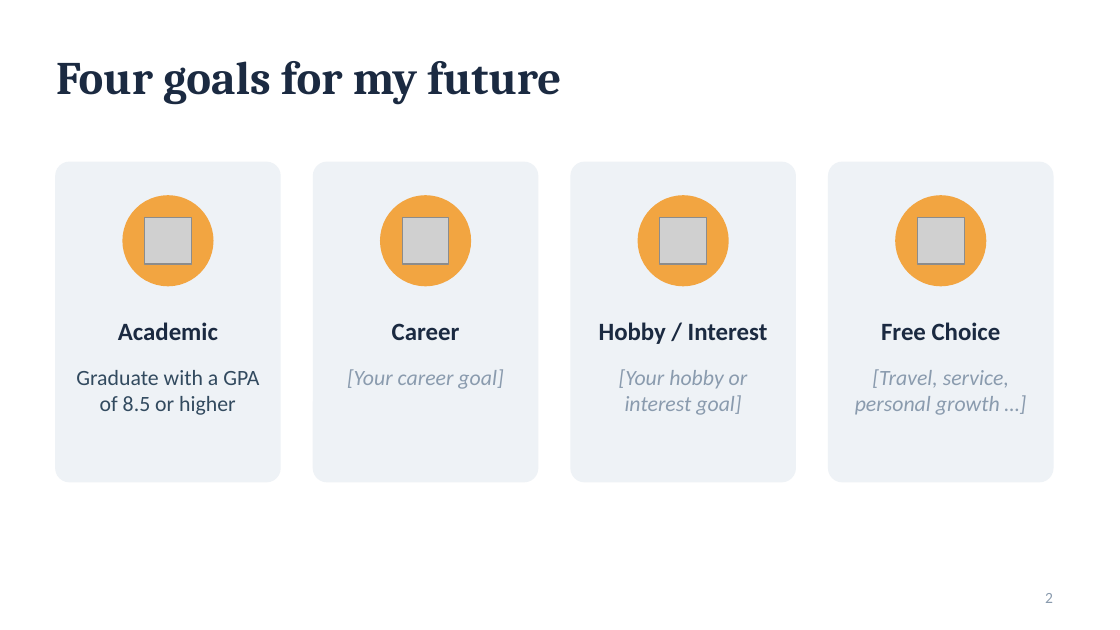
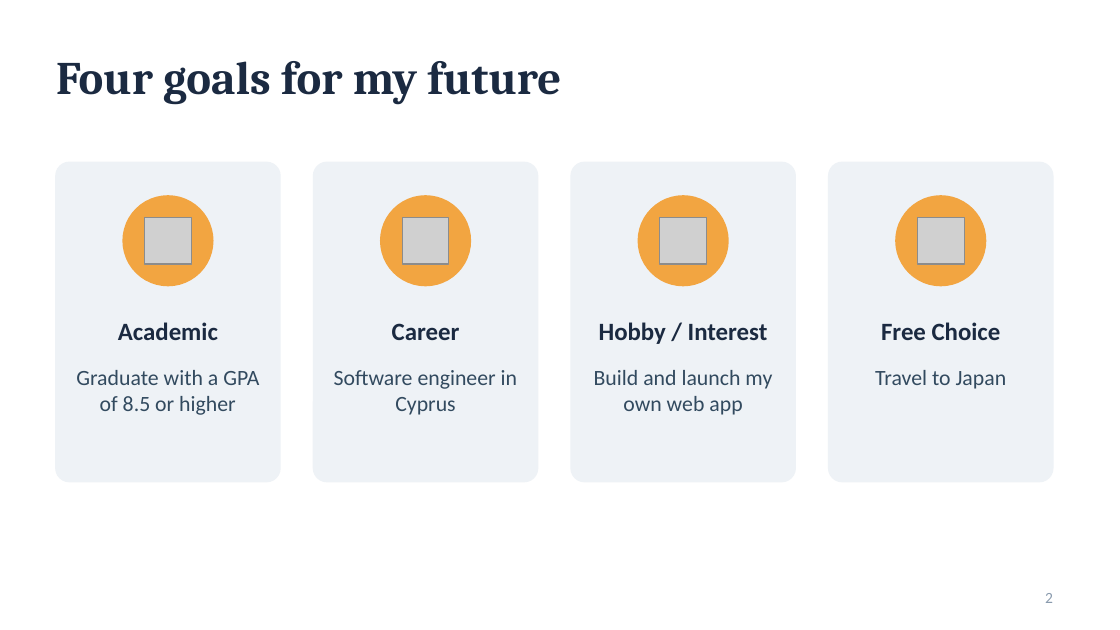
Before and after one commit to georgedeme/vault, a slide deck: slide 2 of Public/Uni/LAN100/02 - My Future Goals.pptx. Drawn at 1120x630 pixels with LibreOffice and Linux fonts; fonts in the diff are those of the drawing; grey boxes stand for pictures. Boxes give left, top, right and bottom in pixels: in the first picture for what was removed or moved away, otherwise in the second. Text is boxed around its words. In the diff, an @@ line names an element or a change of style, - is before the commit and + after.

```diff
--- a/Public/Uni/LAN100/02 - My Future Goals.pptx
+++ b/Public/Uni/LAN100/02 - My Future Goals.pptx
@@ text at bbox=[334, 370, 517, 415]: text changed; text colour #8A9BAE to #324A5F; italic off @@
-[Your career goal]
+Software engineer in Cyprus
@@ text at bbox=[594, 370, 772, 415]: text changed; text colour #8A9BAE to #324A5F; italic off @@
-[Your hobby or interest goal]
+Build and launch my own web app
@@ text at bbox=[875, 370, 1007, 389]: text changed; text colour #8A9BAE to #324A5F; italic off @@
-[Travel, service, personal growth …]
+Travel to Japan
```
Also in this commit, not shown: 6 other slides changed, 1 other file.
